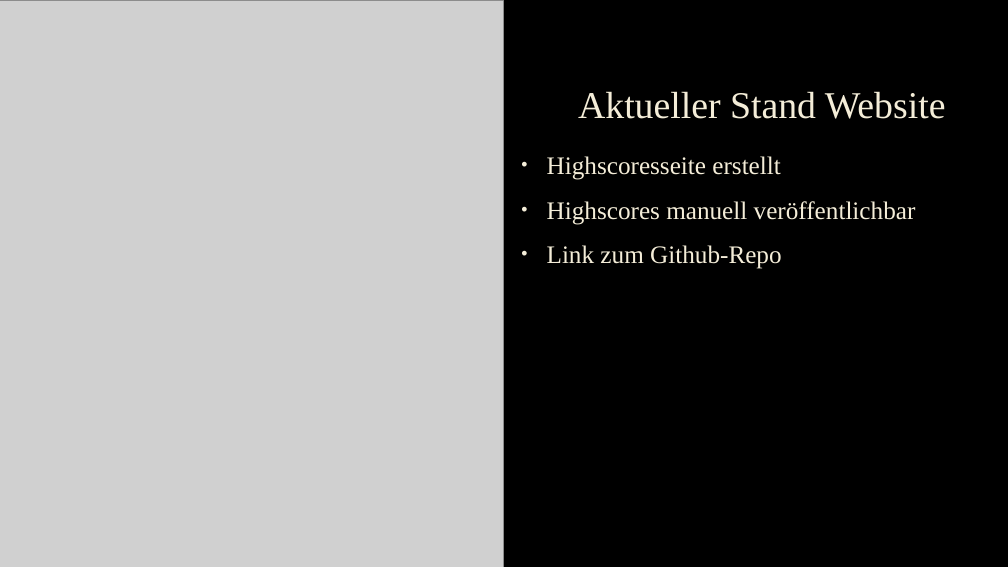
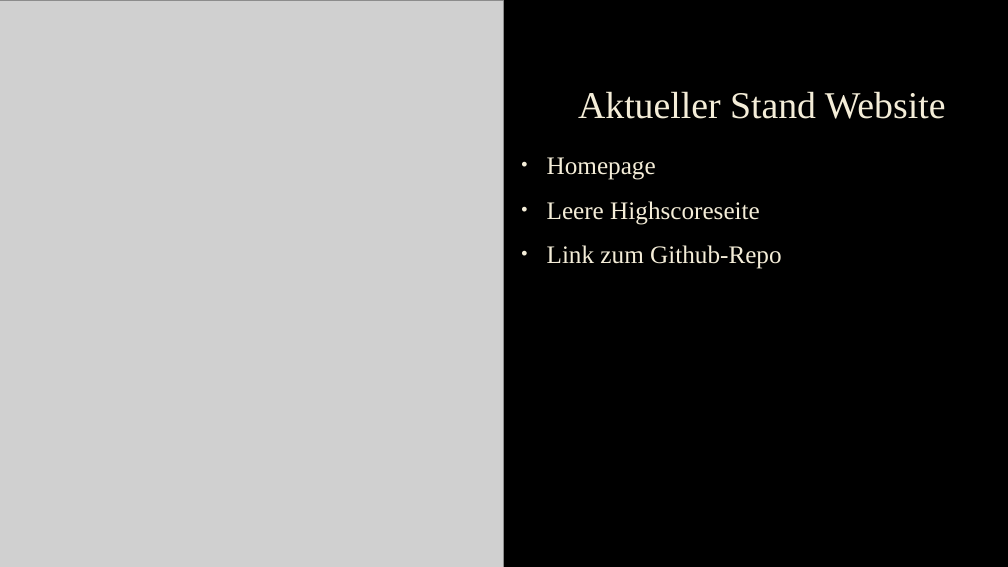
Before and after one commit to ChristophLasinger/Youre-not-alone, a slide deck: slide 3 of documents/You‘re not alone.pptx. Drawn at 1008x567 pixels with LibreOffice and Linux fonts; fonts in the diff are those of the drawing; grey boxes stand for pictures; background and template pictures are left out. Boxes give left, top, right and bottom in pixels: in the first picture for what was removed or moved away, otherwise in the second. Text is boxed around its words. In the diff, an @@ line names an element or a change of style, - is before the commit and + after.

```diff
--- a/documents/You‘re not alone.pptx
+++ b/documents/You‘re not alone.pptx
@@ text at bbox=[547, 157, 760, 225]: text changed @@
-• Highscoresseite erstellt
-• Highscores manuell veröffentlichbar
+• Homepage
+• Leere Highscoreseite
```
Also in this commit, not shown: 13 other slides changed, 1 other file.
